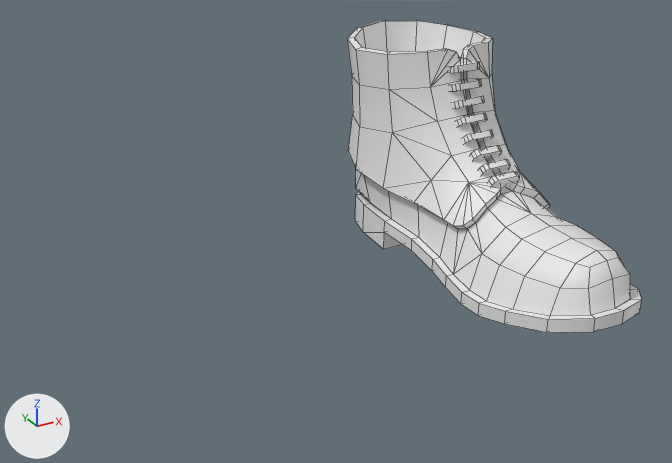
One commit to the Blender file Attires/Attires_Shoes/Attire_Shoes_BootsMilitary/BootsMilitary.blend: the scene before it, then after it.
Rendered twice from a camera (50 mm lens) standing at (-0.299, -0.612, 0.319) and looking at (-0.008, -0.083, 0.055). The axes (+X, +Y, +Z) are drawn at lower left. The lights are the same throughout. Mesh edges are drawn as thin lines.

The older version as bpy lines, for what is in view:
```python
me_attire_shoes_bootsmilitary = bpy.data.meshes.new('Attire_Shoes_BootsMilitary')
me_attire_shoes_bootsmilitary.from_pydata(...)  # 391 vertices, 382 faces; spans x 0.062..0.191, y -0.23..0.082, z 0.0..0.164
me_attire_shoes_bootsmilitary.polygons.foreach_set('use_smooth', [True] * 382)
ob_attire_shoes_bootsmilitary = bpy.data.objects.new('Attire_Shoes_BootsMilitary', me_attire_shoes_bootsmilitary)
ob_attire_shoes_bootsmilitary.location = (0.0, 0.0, 0.0)
```
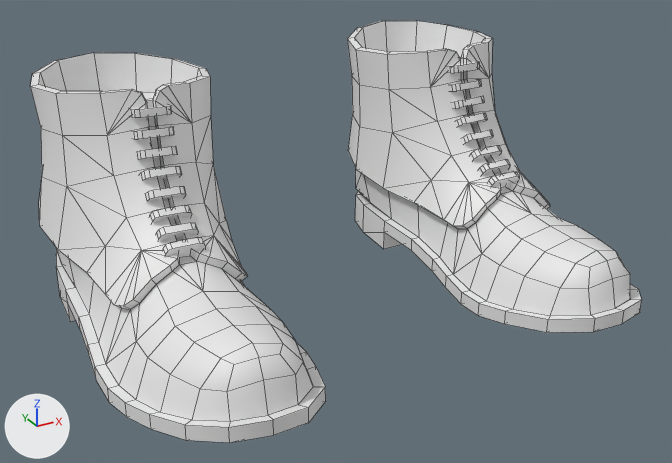
The edits, one by one:
Object 'Attire_Shoes_BootsMilitary' (ob_attire_shoes_bootsmilitary) gains a MIRROR modifier named 'Mirror'.

Boxes (x1, y1, x2, y2) around the edits, measured in the pictures (672 x 463 px):
'Attire_Shoes_BootsMilitary', modifiers changed (107% wider, 36% taller)
    before: (347, 21, 642, 332)
    after: (30, 21, 642, 443)
